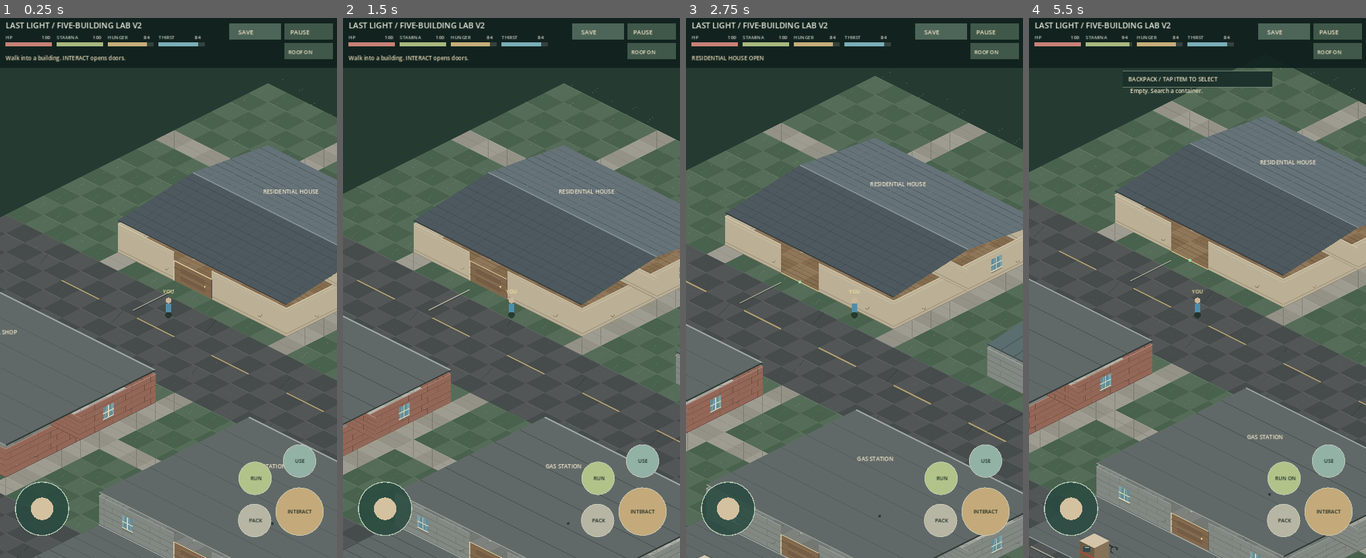
Above: before the commit, frames 1-4 (left to right).
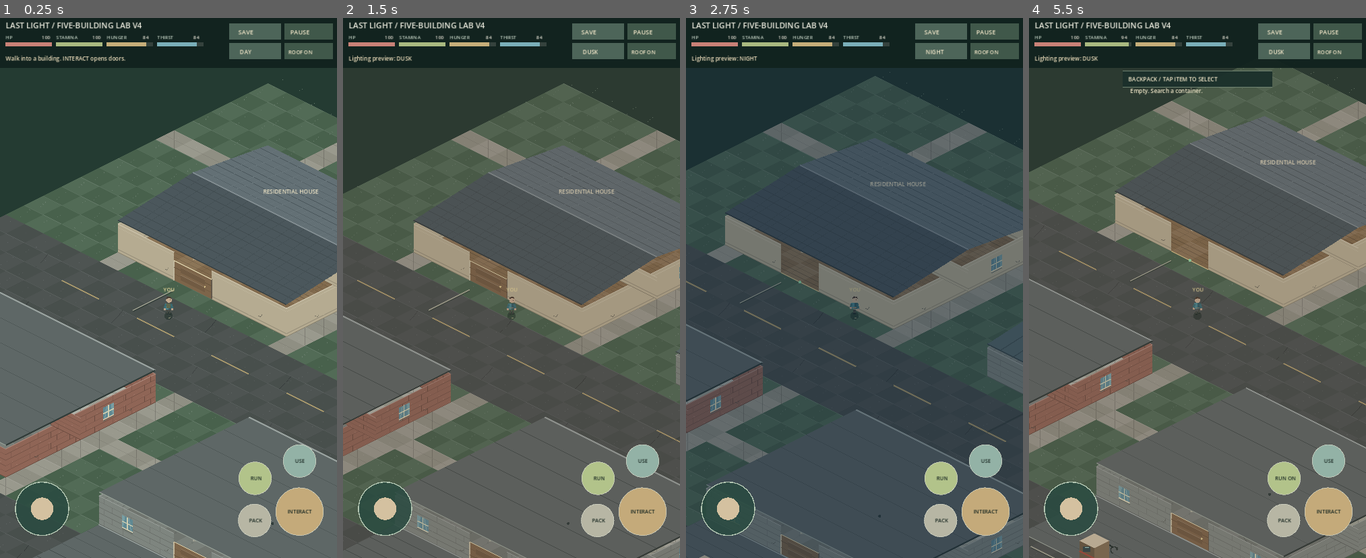
Above: after the commit, the same moments.

Repository: kalashgit/last-light-godot
Game: Godot game, scene res://scenes/five_building_material_lab.tscn
The game is run twice, just before and just after one commit, with the same random seed, the same clock (stepped at 60 frames per second) and the same inputs. This scene is started directly instead of the project's main scene.
Inputs (mouse positions are in pixels of both pictures, inside the frame that each line leads up to):
- Up to frame 1 (0.25 s): no input
- Up to frame 2 (1.5 s): tap Enter at 0.5 s; move the mouse to (585, 261) at 0.52 s; hold Right (ui_right) 0.53-1.25 s; tap L at 0.6 s; click (585, 261) at 0.67 s; tap Space at 0.77 s; drag from (444, 315) to (494, 396) at 1.27 s
- Up to frame 3 (2.75 s): tap Space at 2 s; move the mouse to (888, 169) at 2.02 s; hold Right (ui_right) from 2.03 s (still down); tap E at 2.1 s; tap L at 2.3 s
- Up to frame 4 (5.5 s): release Right (ui_right) at 2.75 s; drag from (1180, 396) to (1096, 207) at 2.77 s; tap Enter at 3.5 s; move the mouse to (1298, 369) at 3.52 s; hold Left (ui_left) 3.53-4.25 s; tap I at 3.6 s; tap Space at 3.77, 5 s; tap L at 3.8, 5.3 s; drag from (1096, 207) to (1146, 153) at 4.27 s; move the mouse to (1214, 288) at 5.02 s; hold Down (ui_down) from 5.03 s (still down); tap Shift at 5.1 s; click (1214, 288) at 5.17 s

The runs differ from the first frame. In frame 1, 0.9% of the frame differs, in the area x 0-85%, y 0-84%; in frame 2, 1.4%; in frame 3, 70%, in the area x 0-100%, y 0-100%; in frame 4, 1.4%.

Commit message:
Add five-building texture, occlusion, ambient and survivor visual pass

Diff:
--- /dev/null
+++ b/assets/materials/asphalt_grain_v1.metadata.json
@@ -0,0 +1,14 @@
+{
+  "id": "ll_material_asphalt_grain_v1",
+  "file": "asphalt_grain_v1.png",
+  "status": "generated_candidate_not_artist_approved",
+  "origin": "Original AI-generated material swatch; no external game asset copied",
+  "tool": "OpenAI built-in image generation",
+  "date": "2026-11-05",
+  "source_dimensions": [1254, 1254],
+  "shipping_dimensions": [128, 128],
+  "processing": "Lanczos downsample and PNG 128-color quantization for mobile texture-memory budget",
+  "prompt": "Original square edge-to-edge top-down orthographic weathered dark asphalt: fine crushed aggregate, subtle pits and old repairs, tiny pale flecks and subdued moss; grounded realistic-painterly 2D material, uniform lighting, tileable, no shadows, markings, objects, labels or borders.",
+  "usage": "Optional translucent polygon overlay on asphalt_worn 80x40 iso tiles",
+  "license_note": "AI-generated original candidate, subject to owner art review. Not a PZ texture or third-party download."
+}
--- a/scripts/building_material_renderer.gd
+++ b/scripts/building_material_renderer.gd
@@ -2,6 +2,8 @@
 ## Reusable, original procedural construction material renderer.
 ## No imported Project Zomboid artwork or proprietary textures.
 ## CanvasItem.draw_* can be used by any 2D scene; caller owns camera/projection.
+## One original compressed bitmap grain tile supplements the asphalt color geometry.
+const ASPHALT_GRAIN := preload("res://assets/materials/asphalt_grain_v1.png")
 const FLOOR_COLORS := {
  "wood_oak": Color("8a7051"),
  "tile_ceramic": Color("b8b8ab"),
@@ -32,6 +34,11 @@
  var base: Color = FLOOR_COLORS.get(material, Color("777c70"))
  var tint := base.lightened(.048) if (x+y)%2==0 else base.darkened(.035)
  _surface(c,a,b,d,e,tint)
+ if material=="asphalt_worn":
+  # UV mapped to the four 2:1 diamond corners; no new scene instances per tile.
+  # Low-opacity texture keeps markings and interaction cues readable on phones.
+  var uv_limit := float(ASPHALT_GRAIN.get_width())
+  c.draw_polygon(PackedVector2Array([a,b,d,e]),PackedColorArray([Color(1,1,1,.49)]),PackedVector2Array([Vector2.ZERO,Vector2(uv_limit,0),Vector2(uv_limit,uv_limit),Vector2(0,uv_limit)]),ASPHALT_GRAIN)
  match material:
   "wood_oak":
    # Grain follows a single world-aligned direction; planks are deterministic.
--- a/scripts/five_building_material_lab.gd
+++ b/scripts/five_building_material_lab.gd
@@ -2,6 +2,8 @@
 ## Isolated five-building district driven by reusable construction recipes.
 const Art := preload("res://scripts/building_material_renderer.gd")
 const PropArt := preload("res://scripts/lab_prop_renderer.gd")
+const AmbientArt := preload("res://scripts/lab_ambient_renderer.gd")
+const SurvivorArt := preload("res://scripts/lab_survivor_renderer.gd")
 const LabSurvival := preload("res://scripts/lab_survival_state.gd")
 const RECIPES := "res://assets/buildings/five_building_lab_v2.json"
 var recipes: Dictionary = {}
@@ -13,6 +15,9 @@
 var selected_item := ""
 var inventory_open := false
 var sprint_mode := false
+var ambient_mode := 0
+var walk_cycle := 0.0
+var walking := false
 
 func _ready() -> void:
  super._ready()
@@ -234,6 +239,9 @@
   return
  var direction := stick if stick_touch!=-1 else Input.get_vector("ui_left","ui_right","ui_up","ui_down")
  gameplay.tick(minf(delta,.1),direction.length()>.14,sprint_mode)
+ walking=direction.length()>.14
+ if walking:
+  walk_cycle=fmod(walk_cycle+delta*(15.0 if sprint_mode else 10.0),TAU)
 
 func _save_progress(show_message: bool=true) -> void:
  var success: bool = gameplay.save(player,doorways)
@@ -249,10 +257,17 @@
   selected_item=""
  _save_progress(false)
 
+func _cycle_ambient() -> void:
+ ambient_mode=posmod(ambient_mode+1,AmbientArt.MODES.size())
+ _notice("Lighting preview: "+AmbientArt.name_for(ambient_mode))
+
 func _on_touch(id: int,pos: Vector2) -> void:
  var size := get_viewport_rect().size
  if Rect2(Vector2(size.x-231,12),Vector2(111,34)).has_point(pos):
   _save_progress()
+  return
+ if Rect2(Vector2(size.x-231,54),Vector2(111,34)).has_point(pos):
+  _cycle_ambient()
   return
  if not paused:
   if pos.distance_to(Vector2(size.x-176,size.y-80))<38:
@@ -290,6 +305,9 @@
    KEY_SHIFT:
     sprint_mode=not sprint_mode
     return
+   KEY_L:
+    _cycle_ambient()
+    return
  super._input(event)
 
 func _is_blocked(p: Vector2) -> bool:
@@ -336,6 +354,43 @@
  if nearby:
   _text("INTERACT / "+name,_screen(p+dim*.5,height+29),11,Color("f2e7cf"))
 
+func _draw_player() -> void:
+ SurvivorArt.draw_survivor(self,_screen(player),last_face,walking,walk_cycle)
+ _text("YOU",_screen(player)+Vector2(-11,-50),11,Color("f0df9f"))
+
+func _roof_occludes_player(b: Dictionary) -> bool:
+ var box: Rect2=b.bounds
+ # In a 2:1 isometric view, south/east (+x/+y) are the visible foreground.
+ # Outside the footprint on the north/west sides, the roof must be above the survivor.
+ return show_roofs and not _is_inside(box) and player.x<box.end.x and player.y<box.end.y
+
+func _draw_foreground_occlusion() -> void:
+ for building in structures:
+  var box: Rect2=building.bounds
+  if _roof_occludes_player(building):
+   var roof_height:=68.0
+   Art.roof(self,_screen(box.position,roof_height),_screen(Vector2(box.end.x,box.position.y),roof_height),_screen(box.end,roof_height),_screen(Vector2(box.position.x,box.end.y),roof_height),String(building.roof))
+  elif not show_roofs and not _is_inside(box):
+   # Transparent-roof mode still needs the nearest external wall to mask
+   # survivors standing behind it; the walkable interior remains unchanged.
+   for wall in segments:
+    if not bool(wall.exterior):
+     continue
+    var a: Vector2=wall.a
+    var b: Vector2=wall.b
+    if not box.grow(.05).has_point(a.lerp(b,.5)):
+     continue
+    var south:=is_equal_approx(a.y,box.end.y) and is_equal_approx(b.y,box.end.y)
+    var east:=is_equal_approx(a.x,box.end.x) and is_equal_approx(b.x,box.end.x)
+    if (south or east) and player.x<box.end.x and player.y<box.end.y:
+     if bool(wall.window):
+      Art.window(self,_screen(a),_screen(b),60.0,String(wall.material))
+     else:
+      Art.wall_segment(self,_screen(a),_screen(b),60.0,String(wall.material))
+
+func _under_canopy() -> bool:
+ return Rect2(Vector2(15.5,24.5),Vector2(8,4)).has_point(player)
+
 func _draw() -> void:
  _draw_ground()
  # Forecourt canopy is a distinct architectural assembly, not a sixth building.
@@ -343,7 +398,8 @@
  var canopy_end:=Vector2(23.5,28.5)
  for world_p in [Vector2(15.5,24.5),Vector2(23.5,24.5),Vector2(15.5,28.5),Vector2(23.5,28.5)]:
   draw_line(_screen(world_p),_screen(world_p,59),Color("8b9591"),4)
- Art.roof(self,_screen(canopy_start,59),_screen(Vector2(canopy_end.x,canopy_start.y),59),_screen(canopy_end,59),_screen(Vector2(canopy_start.x,canopy_end.y),59),"flat_membrane")
+ if not _under_canopy():
+  Art.roof(self,_screen(canopy_start,59),_screen(Vector2(canopy_end.x,canopy_start.y),59),_screen(canopy_end,59),_screen(Vector2(canopy_start.x,canopy_end.y),59),"flat_membrane")
  for fixture in exterior_props:
   _draw_fixture(fixture)
  for b in structures:
@@ -355,19 +411,21 @@
    Art.door(self,_screen(gate.a),_screen(gate.b),gate.open,true)
    _text("GATE OPEN" if gate.open else "GATE / INTERACT",_screen((gate.a+gate.b)*.5,55),11)
  _draw_player()
+ _draw_foreground_occlusion()
+ AmbientArt.draw_world(self,get_viewport_rect().size,ambient_mode)
  _draw_hud()
 
 func _hud_title() -> String:
- return "LAST LIGHT / FIVE-BUILDING LAB V2"
+ return "LAST LIGHT / FIVE-BUILDING LAB V4"
 
 func _hud_subtitle() -> String:
  return "5 STRUCTURES  •  MODULAR MATERIALS  •  INTERACTIVE DOORS"
 
-func _hud_bar(label: String,x: float,value: float,color: Color) -> void:
- _text(label,Vector2(x,45),10,Color("c1d0c2"))
- draw_rect(Rect2(Vector2(x,52),Vector2(99,8)),Color("35423d"))
- draw_rect(Rect2(Vector2(x,52),Vector2(99*clampf(value/100,0,1),8)),color)
- _text("%d" % int(value),Vector2(x+77,45),10,Color("e7e4d7"))
+func _hud_bar(label: String,x: float,y: float,width: float,value: float,color: Color) -> void:
+ _text(label,Vector2(x,y-7),10,Color("c1d0c2"))
+ draw_rect(Rect2(Vector2(x,y),Vector2(width,8)),Color("35423d"))
+ draw_rect(Rect2(Vector2(x,y),Vector2(width*clampf(value/100,0,1),8)),color)
+ _text("%d" % int(value),Vector2(x+width-22,y-7),10,Color("e7e4d7"))
 
 func _hud_button(center: Vector2,radius: float,label: String,fill: Color) -> void:
  draw_circle(center,radius,fill)
@@ -376,14 +434,19 @@
 
 func _draw_hud() -> void:
  var size := get_viewport_rect().size
- draw_rect(Rect2(Vector2.ZERO,Vector2(size.x,106)),Color("11221e",.95))
- _text(_hud_title(),Vector2(12,22),17,Color("e9e9dc"))
- _hud_bar("HP",12,gameplay.health,Color("c98177"))
- _hud_bar("STAMINA",121,gameplay.stamina,Color("a9b980"))
- _hud_bar("HUNGER",230,gameplay.hunger,Color("c6ae79"))
- _hud_bar("THIRST",339,gameplay.thirst,Color("7aafb9"))
+ var compact:=size.x<620.0
+ var columns:=2 if compact else 4
+ var header_height:=142.0 if compact else 106.0
+ draw_rect(Rect2(Vector2.ZERO,Vector2(size.x,header_height)),Color("11221e",.95))
+ _text("LAST LIGHT / LAB V4" if compact else _hud_title(),Vector2(12,22),14 if compact else 17,Color("e9e9dc"))
+ var bar_width:=minf(99.0,maxf(52.0,(size.x-247.0-9.0*float(columns-1))/float(columns)))
+ var labels: Array[String]=["HP","STAMINA","HUNGER","THIRST"]
+ var values: Array[float]=[gameplay.health,gameplay.stamina,gameplay.hunger,gameplay.thirst]
+ var colors: Array[Color]=[Color("c98177"),Color("a9b980"),Color("c6ae79"),Color("7aafb9")]
+ for i in range(4):
+  _hud_bar(labels[i],12.0+float(i%columns)*(bar_width+9.0),52.0+float(int(i/columns))*35.0,bar_width,values[i],colors[i])
  if info_timer>0:
-  _text(info,Vector2(12,90),12,Color("e9dbba"))
+  _text(info,Vector2(12,header_height-15),12,Color("e9dbba"))
  # Left virtual stick. Movement finger remains captured independently.
  draw_circle(stick_center,57,Color("294a40",.86))
  draw_arc(stick_center,57,0,TAU,32,Color("b4c7b3"),2)
@@ -398,6 +461,8 @@
  _text("ROOF ON" if show_roofs else "ROOF OFF",Vector2(size.x-104,77),11)
  draw_rect(Rect2(Vector2(size.x-231,12),Vector2(111,34)),Color("4d6559"))
  _text("SAVE",Vector2(size.x-211,35),13)
+ draw_rect(Rect2(Vector2(size.x-231,54),Vector2(111,34)),Color("4d6559"))
+ _text(AmbientArt.name_for(ambient_mode),Vector2(size.x-208,77),12)
  var items: Array[String] = gameplay.get_items()
  if selected_item!="":
   _text("SELECTED: "+gameplay.item_name(selected_item),Vector2(175,size.y-22),11,Color("f1e2c0"))
--- /dev/null
+++ b/scripts/lab_ambient_renderer.gd
@@ -0,0 +1,20 @@
+extends RefCounted
+## Color-grade-only ambient preview, not a simulated powered lighting system.
+## Drawn after the world and before the touch HUD so controls stay legible.
+
+const MODES := ["DAY", "DUSK", "NIGHT"]
+
+static func name_for(mode: int) -> String:
+ return MODES[posmod(mode,MODES.size())]
+
+static func overlay_for(mode: int) -> Color:
+ match posmod(mode,MODES.size()):
+  1:
+   return Color("47382d",.20)
+  2:
+   return Color("0c2135",.40)
+  _:
+   return Color("18352b",.035)
+
+static func draw_world(c: CanvasItem, bounds: Vector2, mode: int) -> void:
+ c.draw_rect(Rect2(Vector2.ZERO,bounds),overlay_for(mode))
--- /dev/null
+++ b/scripts/lab_survivor_renderer.gd
@@ -0,0 +1,44 @@
+extends RefCounted
+## Original illustrated 2D survivor candidate, scaled against an 80x40 iso tile.
+## Appearance only; movement, collision, facing and equipment stay in gameplay.
+
+static func _poly(c: CanvasItem, points: Array, color: Color) -> void:
+ c.draw_colored_polygon(PackedVector2Array(points),color)
+
+static func draw_survivor(c: CanvasItem, ground: Vector2, world_facing: Vector2, moving: bool, gait: float) -> void:
+ var dir:=Vector2(world_facing.x-world_facing.y,(world_facing.x+world_facing.y)*.5).normalized()
+ if dir.length_squared()<.01:
+  dir=Vector2(0,1)
+ var swing:=sin(gait)*2.7 if moving else 0.0
+ var bob:=absf(sin(gait))*.8 if moving else 0.0
+ var p:=ground-Vector2(0,bob)
+ # Ground-contact shadow and independently moving trouser legs.
+ c.draw_circle(ground+Vector2(0,1.5),8.7,Color("172721",.48))
+ var left_boot:=p+Vector2(-3,-2)+dir*swing
+ var right_boot:=p+Vector2(3,-2)-dir*swing
+ for foot in [left_boot,right_boot]:
+  _poly(c,[foot+Vector2(-2,-8),foot+Vector2(2,-8),foot+Vector2(2,1),foot+Vector2(-2,1)],Color("454a43"))
+  c.draw_line(foot+Vector2(-2,0),foot+Vector2(3,0),Color("202e2a"),2)
+ # Coat, shoulders, highlighted chest seam, practical compact backpack.
+ var jacket:=Color("4a8791")
+ var side:=Color("345d66")
+ _poly(c,[p+Vector2(-7,-25),p+Vector2(7,-25),p+Vector2(5.5,-12),p+Vector2(-5.5,-12)],jacket)
+ _poly(c,[p+Vector2(0,-25),p+Vector2(7,-25),p+Vector2(5.5,-12),p+Vector2(0,-12)],side)
+ c.draw_line(p+Vector2(-5,-15),p+Vector2(5,-15),Color("8a8470"),2)
+ c.draw_line(p+Vector2(0,-24),p+Vector2(0,-14),Color("b2bdab",.55),1)
+ if dir.y<-.15:
+  c.draw_rect(Rect2(p+Vector2(-5,-24),Vector2(10,10)),Color("62694d"))
+  c.draw_line(p+Vector2(-4,-20),p+Vector2(4,-20),Color("a7a078"),1)
+ # Contralateral arms sway with walking; hands are visible beside the torso.
+ for side_index in [-1.0,1.0]:
+  var arm_x: float=float(side_index)*8.0
+  var arm_swing: float=swing*float(side_index)*.65
+  c.draw_line(p+Vector2(arm_x*.82,-23),p+Vector2(arm_x,-14+arm_swing),Color("3c6d74"),4.3)
+  c.draw_circle(p+Vector2(arm_x,-12.5+arm_swing),2.3,Color("c2a48b"))
+ # Profile shifts slightly with direction. Head stays clear in 2:1 projection.
+ var head:=p+Vector2(dir.x*1.1,-32+dir.y*.6)
+ c.draw_circle(head,6.2,Color("c9ae93"))
+ _poly(c,[head+Vector2(-6,-1),head+Vector2(-5,-5),head+Vector2(-2,-7),head+Vector2(4,-6),head+Vector2(6,-2),head+Vector2(1,-4),head+Vector2(-3,-3)],Color("493b30"))
+ c.draw_circle(head+dir*2.3+Vector2(0,1),.7,Color("4b433b"))
+ # Small orientation cue, useful when comparing direction and collision on phone.
+ c.draw_line(ground+Vector2(0,7),ground+Vector2(0,7)+dir*5.0,Color("d6cea6",.68),1.3)
--- a/tests/five_building_lab.gd
+++ b/tests/five_building_lab.gd
@@ -2,6 +2,7 @@
 ## Headless integration smoke for the opt-in five-building graphics laboratory.
 ## Run with an isolated XDG_DATA_HOME to protect any real user:// save.
 const LabState := preload("res://scripts/lab_survival_state.gd")
+const AmbientArt := preload("res://scripts/lab_ambient_renderer.gd")
 var failures := 0
 
 func check(condition: bool, message: String) -> void:
@@ -25,6 +26,8 @@
  check(lab.fixtures.size()==17 and lab.exterior_props.size()==3,"all twenty fixture IDs instantiate")
  check(lab.fences.size()==5,"outpost fence segments survive")
  check(lab.ground_marks.size()==6,"six data-driven surface marks load")
+ var material_texture: Texture2D=load("res://assets/materials/asphalt_grain_v1.png")
+ check(material_texture!=null and material_texture.get_width()==128,"optimized original asphalt texture imports")
  var kinds: Dictionary={}
  for fixture in lab.fixtures+lab.exterior_props:
   kinds[String(fixture.kind)]=true
@@ -55,6 +58,23 @@
  check(restored_pos.distance_to(lab.player)<.01,"position survives laboratory save")
  check(bool(restored.examined.get("RESIDENTIAL HOUSE/kitchen_counter",false)),"examined cabinet survives save")
  check(restored.hunger>40.0,"hunger effect survives save")
+ lab.player=Vector2(4.5,10.0)
+ check(not lab._roof_occludes_player(lab.structures[0]),"a player south of a house remains visible in front of its roof")
+ lab.player=Vector2(4.5,-1.0)
+ check(lab._roof_occludes_player(lab.structures[0]),"a player north of a house is correctly behind its roof")
+ lab.player=Vector2(3.0,3.0)
+ check(not lab._roof_occludes_player(lab.structures[0]),"indoor cutaway stays visible")
+ lab.player=Vector2(18.0,26.0)
+ check(lab._under_canopy(),"forecourt canopy cuts away over the player")
+ lab._on_touch(1,lab.stick_center+Vector2(25,0))
+ check(lab.stick_touch==1,"left movement stick captures first touch")
+ var before_mode: int=lab.ambient_mode
+ lab._on_touch(3,Vector2(lab.get_viewport_rect().size.x-180,71))
+ check(lab.ambient_mode==posmod(before_mode+1,AmbientArt.MODES.size()),"mobile TIME control cycles ambient grading")
+ check(lab.stick_touch==1,"TIME action does not steal movement finger")
+ lab.stick_touch=-1
+ lab.stick=Vector2.ZERO
+ check(AmbientArt.overlay_for(2).a>AmbientArt.overlay_for(0).a,"night grade is darker than daytime")
  var path:=ProjectSettings.globalize_path(LabState.SAVE_PATH)
  if FileAccess.file_exists(LabState.SAVE_PATH):
   DirAccess.remove_absolute(path)
Binary file added: assets/materials/asphalt_grain_v1.png
Not shown, added: docs/checkpoints/FIVE_BUILDING_RENDERING_V4.md
Not shown, changed: docs/checkpoints/INDEX.md
Not shown, changed: tests/run.sh
